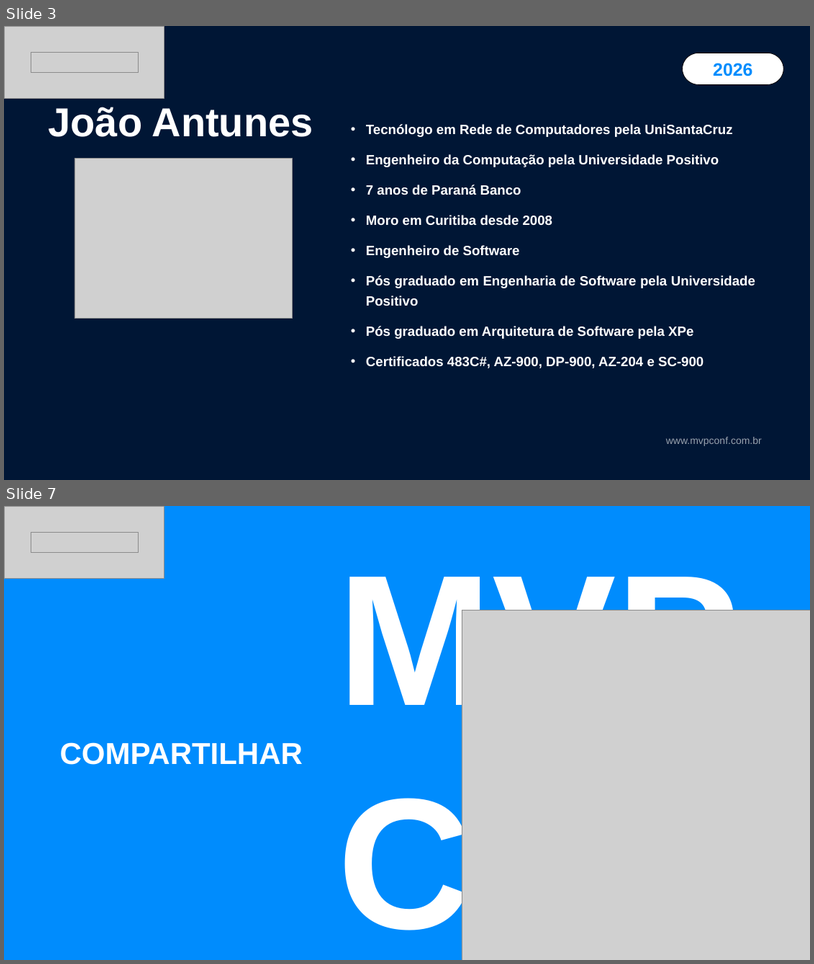
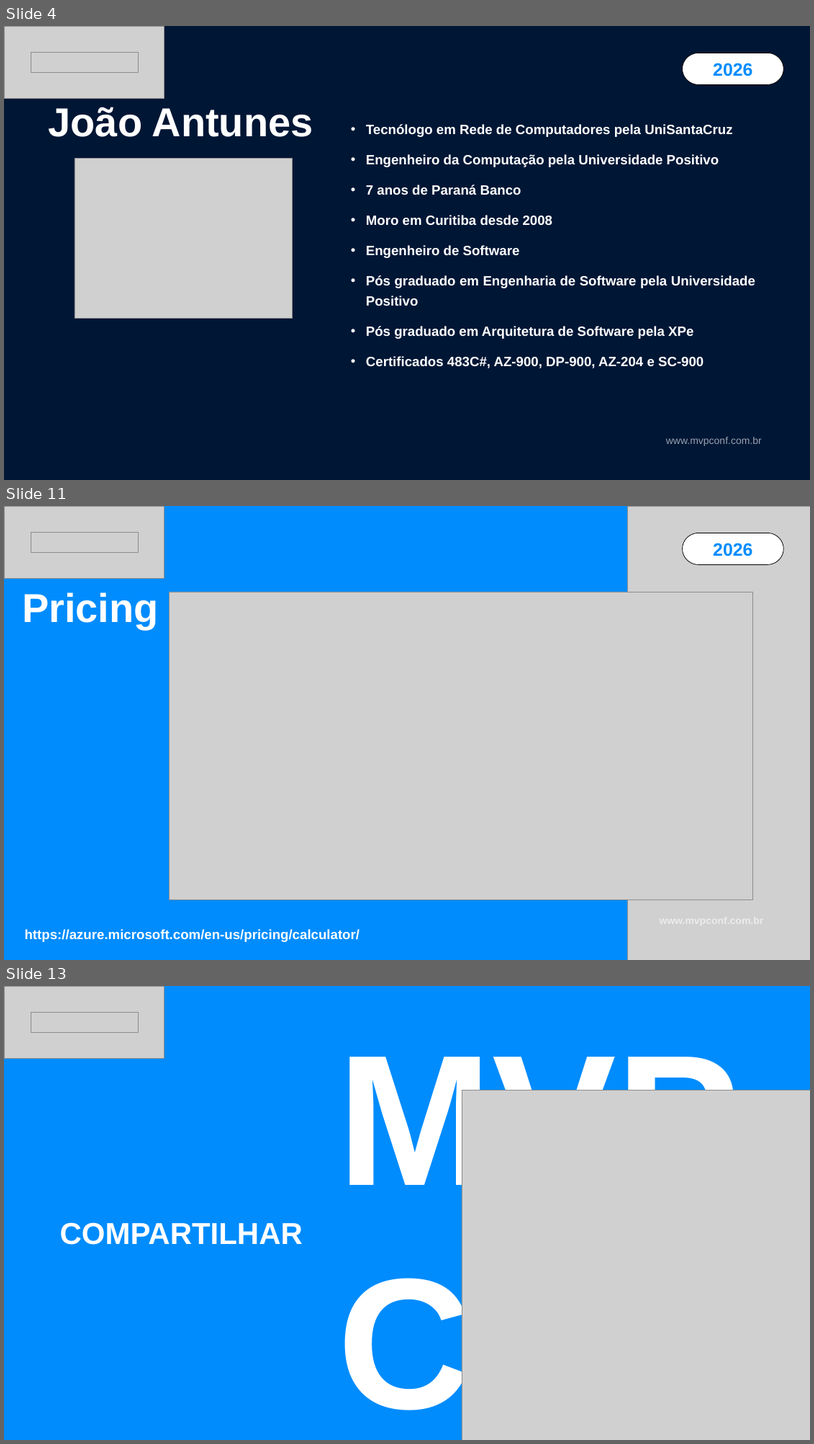
Before and after one commit to jpitapeva/keyvault_pipeline, a slide deck: Keyvault-MVPConf-2026.pptx. Shown one above the other, each under a label of ours: slides 3 and 7 before the commit, slides 4, 11 and 13 after it; the slides between them are not shown. The pictures are 814x964 and 814x1444 pixels, drawn with LibreOffice and Linux fonts; fonts in the diff are those of the drawing; grey boxes stand for pictures; background and template pictures are left out. Boxes give left, top, right and bottom in pixels: in the first picture for what was removed or moved away, otherwise in the second. Text is boxed around its words. In the diff, an @@ line names an element or a change of style, - is before the commit and + after.

```diff
--- a/Keyvault-MVPConf-2026.pptx
+++ b/Keyvault-MVPConf-2026.pptx
@@ slide 11 added at (x1=4, y1=506, x2=810, y2=960), background #008CFD @@
@@ picture added at (x1=4, y1=506, x2=164, y2=578) @@
@@ picture added at (x1=628, y1=506, x2=810, y2=960) @@
@@ picture added at (x1=31, y1=532, x2=138, y2=552) @@
@@ pill shape added at (x1=682, y1=533, x2=784, y2=565), fill #FFFFFF, outline #000000 1 pt, 32 pt, text #008CFD, bold @@
+2026
@@ picture added at (x1=170, y1=592, x2=753, y2=900) @@
@@ text added at (x1=22, y1=592, x2=159, y2=629), 72 pt, text #FFFFFF, bold @@
+Pricing
@@ text added at (x1=25, y1=929, x2=360, y2=942), 24 pt, text #FFFFFF, bold @@
+https://azure.microsoft.com/en-us/pricing/calculator/
@@ what was slide 3 is now slide 4 @@
@@ what was slide 7 is now slide 13 @@
```
Also in this commit, not shown: 3 slides changed, 5 other slides added.
